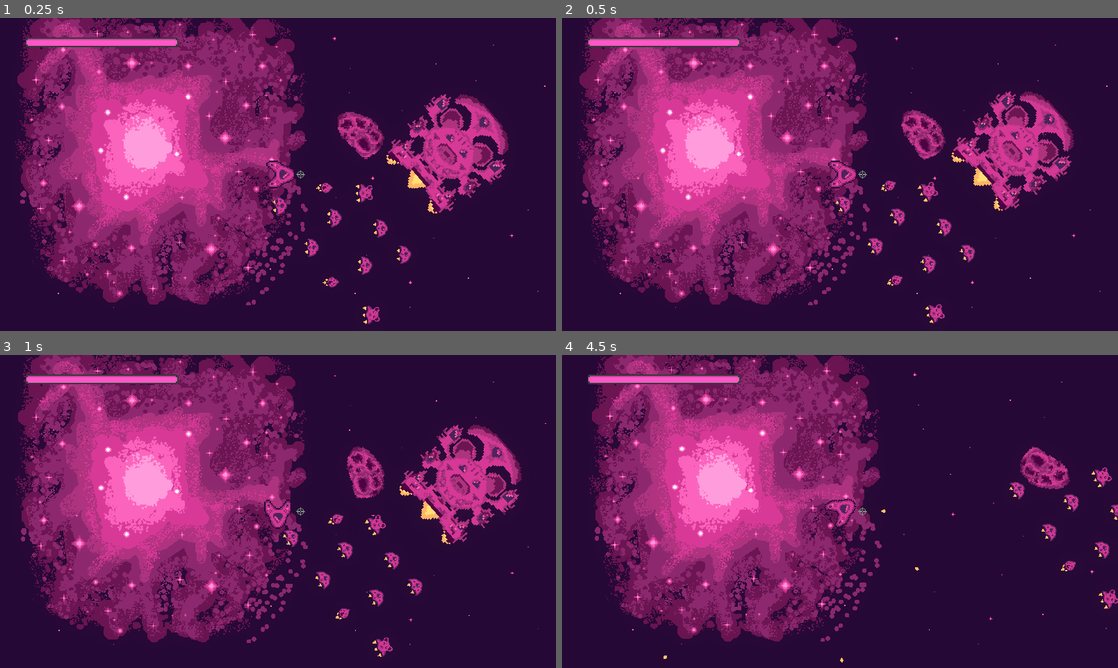
Above: before the commit, frames 1-4 (two rows, left to right).
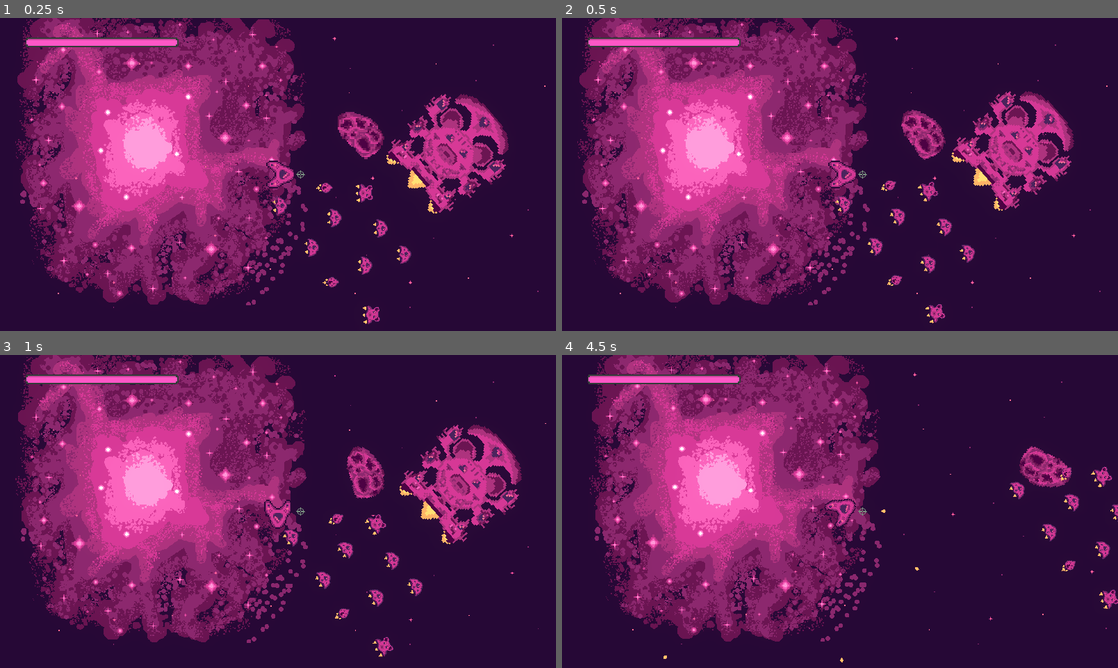
Above: after the commit, the same moments.

Repository: bear-minimum-studio/space-bear
Game: Godot game, scene res://Game.tscn
Same seed, same stepped clock (60 frames per second), same inputs: the game is played once before the commit and once after it.
Inputs:
- Up to frame 1 (0.25 s): no input
- Up to frame 2 (0.5 s): no input
- Up to frame 3 (1 s): hold Right (turn_right) from 0.53 s (still down); tap Down (decelerate) at 0.6 s
- Up to frame 4 (4.5 s): release Right (turn_right) at 1.28 s; hold Left (turn_left) 1.28-2.03 s; tap Space (fire) at 1.35 s; hold Right (turn_right) 2.03-2.78 s; hold F (turret_fire) 2.03-2.78 s; hold Up (accelerate) 2.78-3.53 s; tap Down (decelerate) at 2.85 s; hold Space (fire) 3.53-4.28 s; hold Left (turn_left) from 3.53 s (still down); tap F (turret_fire) at 4.35 s

Frame 1 is identical in both runs. In frame 2, 0.3% of the frame differs, in the area x 49-75%, y 52-98%; in frame 3, 0.4%; in frame 4, 0.8%, in the area x 80-100%, y 29-82%.

Commit message:
refactor: use lowercase name for non const variables

Diff:
--- a/World.tscn
+++ b/World.tscn
@@ -631,52 +631,42 @@
 [node name="CivilianShip" parent="Flock" instance=ExtResource("6_l8dh5")]
 position = Vector2(256, 205)
 rotation = -0.698132
-SPEED = 50.0
 
 [node name="CivilianShip2" parent="Flock" instance=ExtResource("6_l8dh5")]
 position = Vector2(336, 223)
 rotation = -0.698132
-SPEED = 50.0
 
 [node name="CivilianShip3" parent="Flock" instance=ExtResource("6_l8dh5")]
 position = Vector2(308, 162)
 rotation = -0.698132
-SPEED = 50.0
 
 [node name="CivilianShip4" parent="Flock" instance=ExtResource("6_l8dh5")]
 position = Vector2(240, 153)
 rotation = -0.698132
-SPEED = 50.0
 
 [node name="CivilianShip5" parent="Flock" instance=ExtResource("6_l8dh5")]
 position = Vector2(376, 268)
 rotation = -0.698132
-SPEED = 50.0
 
 [node name="CivilianShip6" parent="Flock" instance=ExtResource("6_l8dh5")]
 position = Vector2(309, 287)
 rotation = -0.698132
-SPEED = 50.0
 
 [node name="CivilianShip7" parent="Flock" instance=ExtResource("6_l8dh5")]
 position = Vector2(251, 316)
 rotation = -0.698132
-SPEED = 50.0
 
 [node name="CivilianShip10" parent="Flock" instance=ExtResource("6_l8dh5")]
 position = Vector2(320, 372)
 rotation = -0.698132
-SPEED = 50.0
 
 [node name="CivilianShip8" parent="Flock" instance=ExtResource("6_l8dh5")]
 position = Vector2(217, 256)
 rotation = -0.698132
-SPEED = 50.0
 
 [node name="CivilianShip9" parent="Flock" instance=ExtResource("6_l8dh5")]
 position = Vector2(162, 184)
 rotation = -0.698132
-SPEED = 50.0
 
 [node name="NavigationRegion2D" type="NavigationRegion2D" parent="."]
 visible = false
--- a/npc/AbstractShip.gd
+++ b/npc/AbstractShip.gd
@@ -1,8 +1,8 @@
 extends CharacterBody2D
 
 @export_category("Ship properties")
-@export_range(0,300,5,"or_greater") var SPEED : float = 50
-@export_range(0.0,50.0,0.1,"or_greater") var ROTATION_SPEED : float = 10.0
+@export_range(0,300,5,"or_greater") var speed : float = 50
+@export_range(0.0,50.0,0.1,"or_greater") var rotation_speed : float = 10.0
 
 @onready var ship = $Ship
 @onready var flammes = $Flammes
@@ -23,7 +23,7 @@
 
 	_next_path_position = nav_agent.get_next_path_position()
 	_current_agent_position = global_transform.origin
-	_new_velocity = (_next_path_position - _current_agent_position).normalized() * SPEED
+	_new_velocity = (_next_path_position - _current_agent_position).normalized() * speed
 	nav_agent.set_velocity(_new_velocity)
 
 func set_movement_target(movement_target : Vector2):
@@ -32,4 +32,4 @@
 func _on_navigation_agent_2d_velocity_computed(safe_velocity):
 	velocity = safe_velocity
 	move_and_slide()
-	self.rotation = lerp_angle(self.rotation, velocity.angle(), ROTATION_SPEED * get_physics_process_delta_time())
+	self.rotation = lerp_angle(self.rotation, velocity.angle(), rotation_speed * get_physics_process_delta_time())
--- a/npc/civilians/CivilianShip.tscn
+++ b/npc/civilians/CivilianShip.tscn
@@ -16,7 +16,7 @@
 collision_layer = 8
 collision_mask = 15
 script = ExtResource("1_fv8tp")
-SPEED = 60.0
+speed = 60.0
 
 [node name="Ship" parent="." index="0"]
 rotation = 1.5708
--- a/npc/mother-ship/MotherShip.tscn
+++ b/npc/mother-ship/MotherShip.tscn
@@ -19,7 +19,7 @@
 collision_layer = 8
 collision_mask = 0
 script = ExtResource("1_vdseo")
-SPEED = 30.0
+speed = 30.0
 
 [node name="Ship" parent="." index="0"]
 rotation = 1.5708
